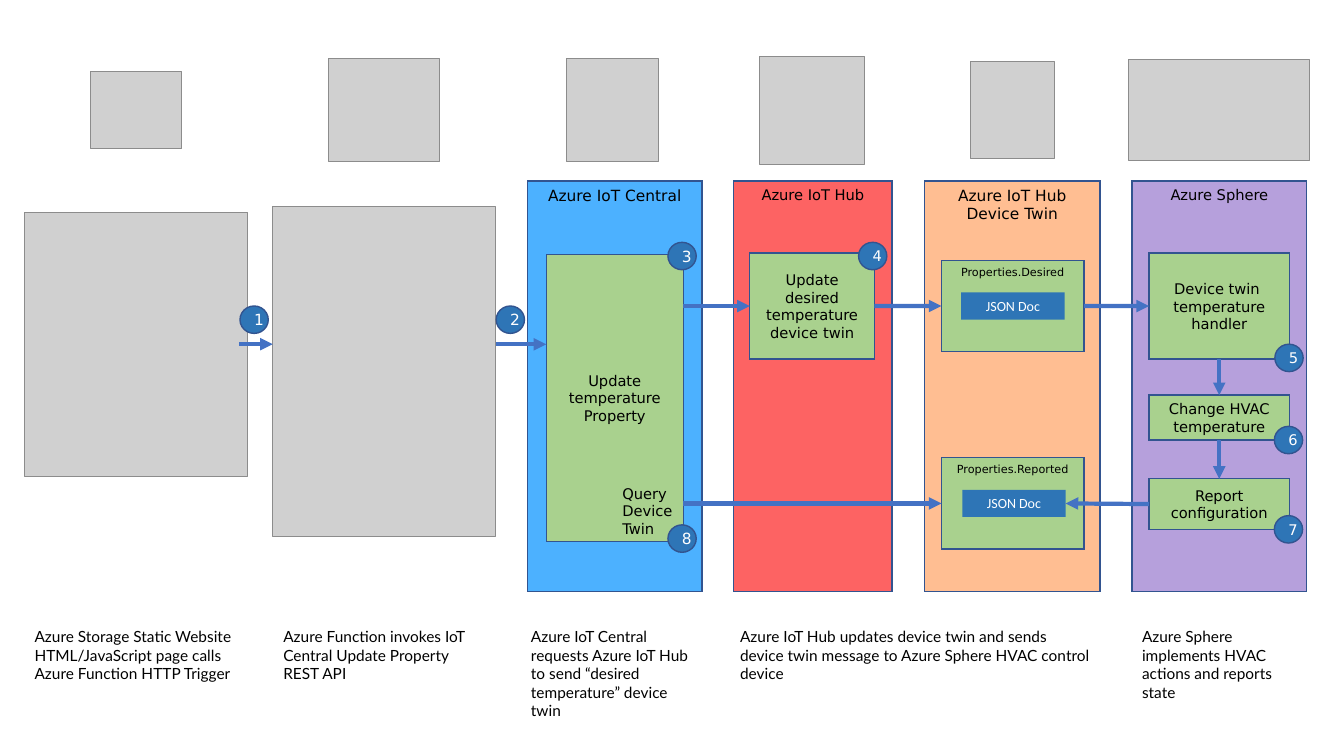
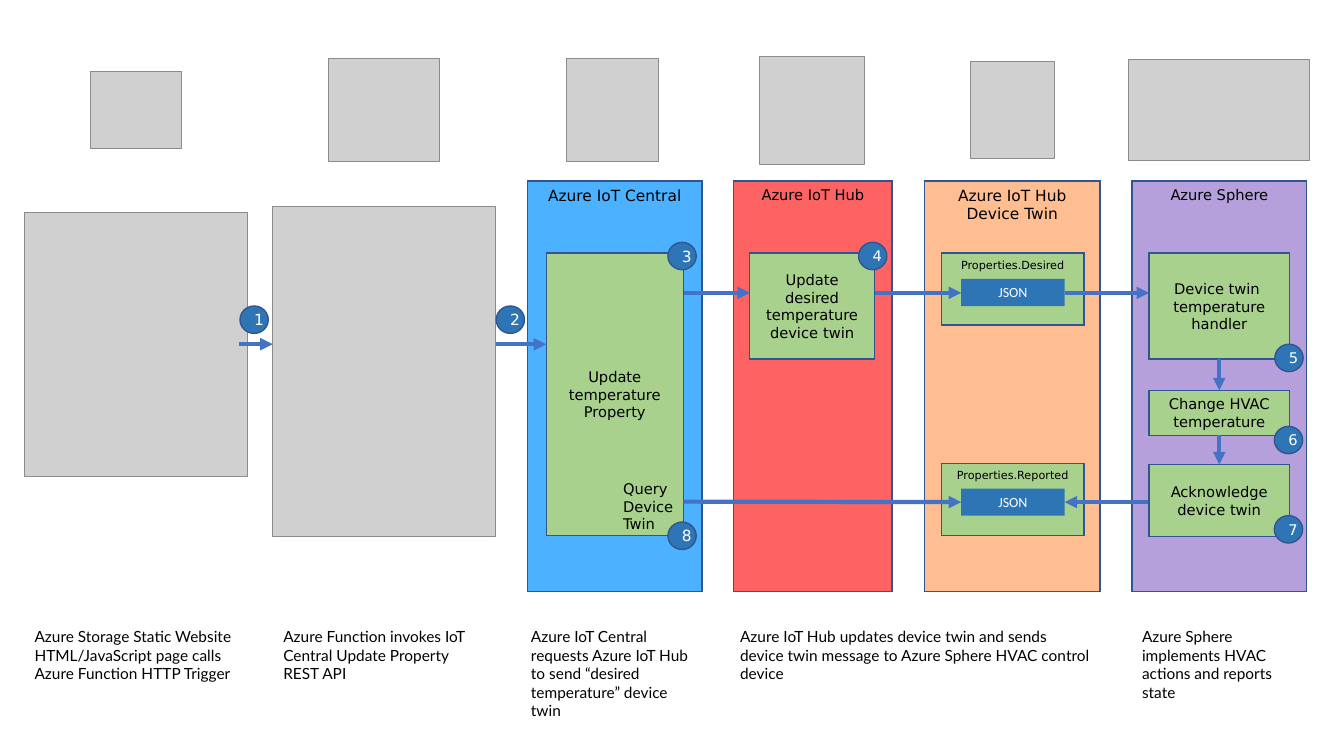
Before and after one commit to gloveboxes/Azure-Sphere-Learning-Path, a slide deck: slide 1 of samples/IoT_Central_REST_Hvac_Control/Hvac.Control.JavaScript.REST.Client/architecture.pptx. Drawn at 1344x756 pixels with LibreOffice and Linux fonts; fonts in the diff are those of the drawing; grey boxes stand for pictures; background and template pictures are left out. Boxes give left, top, right and bottom in pixels: in the first picture for what was removed or moved away, otherwise in the second. Text is boxed around its words. In the diff, an @@ line names an element or a change of style, - is before the commit and + after.

```diff
--- a/samples/IoT_Central_REST_Hvac_Control/Hvac.Control.JavaScript.REST.Client/architecture.pptx
+++ b/samples/IoT_Central_REST_Hvac_Control/Hvac.Control.JavaScript.REST.Client/architecture.pptx
@@ rectangle "Update": place and size @@
-rectangle "Update" at bbox=[546, 255, 684, 541]
+rectangle "Update" at bbox=[546, 253, 684, 535]
@@ rectangle "Properties.Desired": place and size @@
-rectangle "Properties.Desired" at bbox=[942, 260, 1085, 352]
+rectangle "Properties.Desired" at bbox=[942, 253, 1085, 325]
@@ arrow moved from (750, 307) - (684, 307) to (750, 293) - (684, 293) @@
@@ arrow moved from (875, 307) - (942, 307) to (875, 293) - (962, 293) @@
@@ rectangle "JSON": place and size @@
-rectangle "JSON" at bbox=[962, 292, 1066, 320]
+rectangle "JSON" at bbox=[962, 279, 1066, 307]
@@ text in rectangle at bbox=[998, 288, 1027, 297]: text changed @@
-JSON Doc
+JSON
@@ arrow moved from (1085, 307) - (1149, 307) to (1065, 293) - (1149, 293) @@
@@ arrow moved from (1220, 359) - (1220, 395) to (1220, 359) - (1220, 390) @@
@@ arrow moved from (1220, 441) - (1220, 479) to (1220, 436) - (1220, 465) @@
@@ 1 ellipse, 1 rectangle, 1 text: place and size @@
-1 ellipse, 1 rectangle, 1 text at bbox=[622, 395, 1290, 553]
+1 ellipse, 1 rectangle, 1 text at bbox=[623, 390, 1290, 549]
@@ rectangle "Properties.Reported": place and size @@
-rectangle "Properties.Reported" at bbox=[942, 458, 1085, 549]
+rectangle "Properties.Reported" at bbox=[942, 464, 1085, 535]
@@ rectangle "Acknowledge device twin": place and size @@
-rectangle "Acknowledge device twin" at bbox=[1149, 479, 1290, 529]
+rectangle "Acknowledge device twin" at bbox=[1149, 465, 1290, 536]
@@ arrow moved from (684, 503) - (942, 503) to (684, 502) - (962, 502) @@
@@ text in rectangle at bbox=[998, 498, 1027, 507]: text changed @@
-JSON Doc
+JSON
@@ text in rectangle at bbox=[1171, 486, 1268, 516]: text changed @@
-Report configuration
+Acknowledge device twin
```
Also in this commit, not shown: 1 other file.
